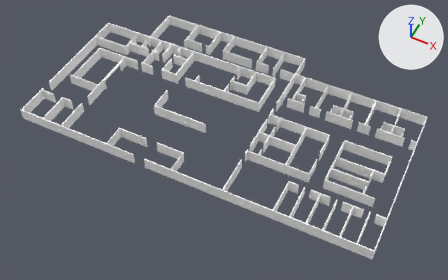
The FBX model UnityProject/Assets/Art/SetDressing/Walls.fbx, before and after one commit.
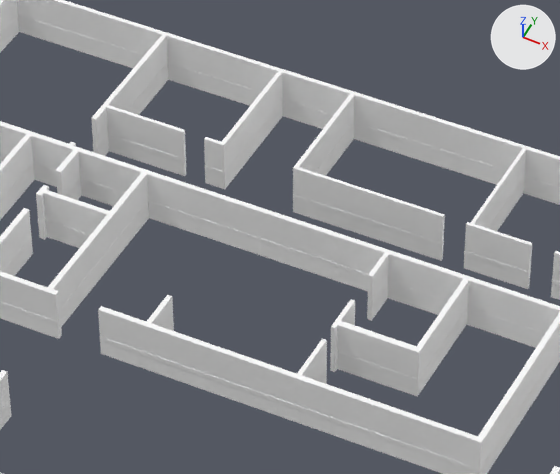
Each version appears first whole from a camera (50 mm lens) standing at (40.1, -76.6, 93.2) and looking at (1.6, 0.4, -3.1), and next in a close-up on the part from 37% to 61% of the width and 7% to 39% of the height. The lights are fixed; the arrows at upper right show +X, +Y and +Z. The older version's two pictures come first. Where no turn or scale is listed for an object, it has been applied to the vertices.

Names of what the first close-up shows: 'Walls'.
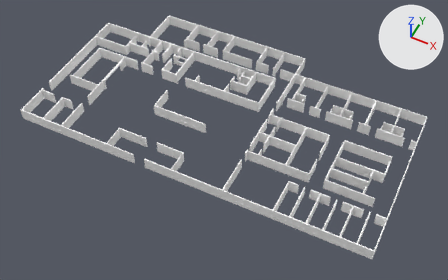
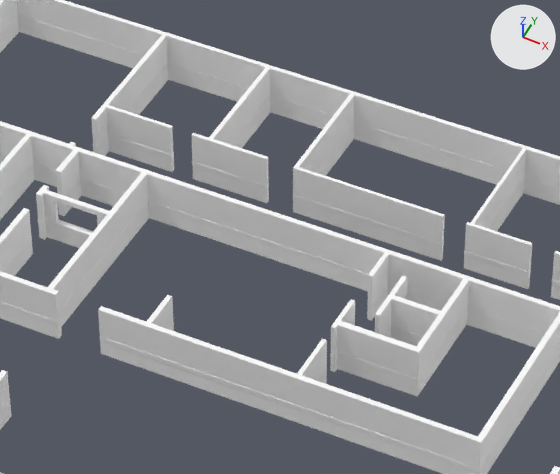
What differs and where, as boxes (x1, y1, x2, y2) in the close-ups (560 x 474 px):
```json
{"part": 1, "of": "me_plane_009", "change": "reshaped", "before": [43, 33, 352, 248], "after": [43, 33, 352, 248]}
{"part": 2, "of": "me_plane_009", "change": "built on", "before": [417, 279, 469, 397], "after": [375, 276, 469, 397]}
```

Scene script edits in JSON lines:
```json
{"block": "me_plane_009", "where": "# used by ob_walls; location = (0.0, 0.0, 0.0)"}
{"op": "remove", "block": "me_plane_009", "code": "me_plane_009.from_pydata(...)  # 3725 vertices, 3398 faces; spans x -37.1..37.9, y -15.3..25.8, z 0.0..2.5"}
{"op": "add", "block": "me_plane_009", "code": "me_plane_009.from_pydata(...)  # 3857 vertices, 3529 faces; spans x -37.1..37.9, y -15.3..25.8, z 0.0..2.5"}
{"block": "me_plane_009", "change": "me_plane_009 part 1"}
{"block": "me_plane_009", "change": "4 vertices are removed from x -12.8..-11.8, y 19.9..20.1, z 0.0..2.5"}
{"block": "me_plane_009", "change": "24 faces are deleted"}
{"block": "me_plane_009", "change": "47 vertices in x -13.8..-11.8, y 19.9..25.8, z 0.0..2.5 move by (-0.6, 0.0, 0.0)"}
{"block": "me_plane_009", "change": "5 vertices in x -12.8, y 19.9, z 0.8..2.5 move by (3.1, 0.2, 0.0)"}
{"block": "me_plane_009", "change": "4 vertices in x -11.8, y 19.9, z 0.8..1.0 move by (-0.6, 0.2, 0.0)"}
{"block": "me_plane_009", "change": "33 vertices are added at x -16.7..-9.7, y 13.6..20.1, z 0.0..2.5"}
{"block": "me_plane_009", "change": "12 new vertices lie (-0.5, 0.0, 0.0) away from vertices in x -14.1, y 13.6..13.9, z 0.0..2.5"}
{"block": "me_plane_009", "change": "12 new vertices lie (0.5, 0.0, 0.0) away from vertices in x -17.2, y 13.6..13.9, z 0.0..2.5"}
{"block": "me_plane_009", "change": "7 new vertices lie (0.8, 0.0, 0.0) away from vertices in x -13.4..-12.8, y 19.9..20.1, z 0.0..2.5"}
{"block": "me_plane_009", "change": "48 new faces join them, mat_plaster (white #ffffff)"}
{"block": "me_plane_009", "change": "37 new faces join them, mat_wood (white #ffffff)"}
{"block": "me_plane_009", "change": "me_plane_009 part 2"}
{"block": "me_plane_009", "change": "11 faces are deleted"}
{"block": "me_plane_009", "change": "38 vertices are added at x -1.2..1.4, y 13.1..15.7, z 0.0..2.5"}
{"block": "me_plane_009", "change": "12 new vertices lie (0.0, -2.2, 0.0) away from vertices in x 1.1..1.4, y 16.7, z 0.0..2.5"}
{"block": "me_plane_009", "change": "8 new vertices lie (-2.1, 0.0, 0.0) away from vertices in x 1.1, y 14.2..14.5, z 0.0..2.5"}
{"block": "me_plane_009", "change": "6 new vertices lie (0.0, 1.2, 0.0) away from vertices in x -1.0, y 14.5, z 0.0..2.5"}
{"block": "me_plane_009", "change": "8 new vertices lie (0.0, -1.1, 0.0) away from vertices in x -1.2..-1.0, y 14.2, z 0.0..2.5"}
{"block": "me_plane_009", "change": "46 new faces join them, mat_wood (white #ffffff)"}
{"block": "me_plane_009", "change": "35 new faces join them, mat_plaster (white #ffffff)"}
{"block": "me_plane_009", "change": "other edits to the shape of me_plane_009 do not show in these pictures"}
```
